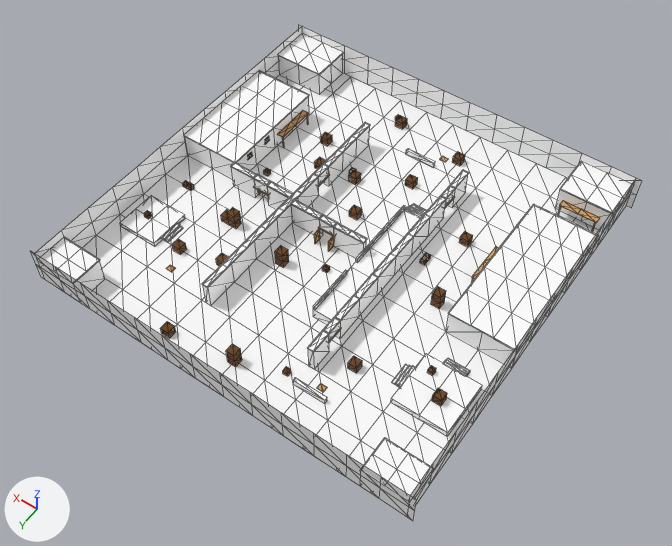
Two versions of the glTF model public/maps/dunes/dunes.glb, one commit apart.
Before and after are seen from a 50 mm lens placed at (-59.0, 85.3, 123.8), pointed at (-2.2, 5.8, -1.2). Arrows for +X, +Y and +Z are at lower left; the lights stay in place. The picture after the commit comes second. Mesh edges are drawn as thin lines. Where no turn or scale is listed for an object, it has been applied to the vertices. Vertices at exactly the same position are counted once.

Objects in the first picture: 'dunes'.
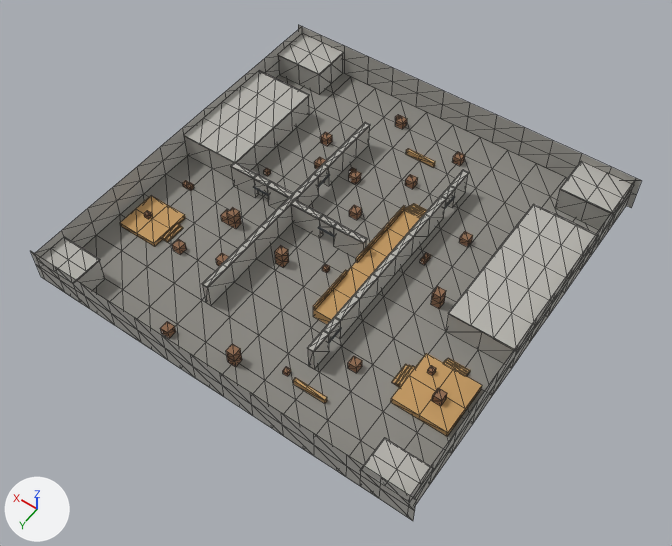
The edits, one by one:
Material 'greyOverhead' (mat_greyoverhead) is new.
Its base color is (0.205, 0.258, 0.314) (greyish blue #7d8b98).
Its roughness is 1.0.
Material 'greyCover' (mat_greycover) is new.
Its base color is (0.275, 0.144, 0.0782) (brown #8f6a4f).
Its roughness is 1.0.
Material 'greyWall' (mat_greywall) is new.
Its base color is (0.456, 0.445, 0.413) (grey #b4b2ac).
Its roughness is 1.0.
Material 'greyRaised' (mat_greyraised) is new.
Its base color is (0.552, 0.323, 0.122) (orange #c49a62).
Its roughness is 1.0.
Material 'greyFloor' (mat_greyfloor) is new.
Its base color is (0.262, 0.254, 0.231) (grey #8c8a84).
Its roughness is 1.0.
me_dunes is used by ob_dunes; location (0.0, 0.0, 3.5).
me_dunes had 1462 vertices, 1924 faces and spanned x -37.0..37.0, y -36.1..36.1, z -3.5..3.5.
me_dunes no longer uses material mat_shadowgap (black #1b1814).
me_dunes now has 1262 vertices, 1686 faces and spans x -37.0..37.0, y -36.1..36.1, z -3.5..3.5.
me_dunes part 1: 20 loose pieces with 172 vertices, spanning x -34.0..24.1, y -28.0..26.5, z -3.5..0.7, are deleted.
Part 2, on me_dunes:
14 vertices are removed from x 1.0..4.0, y 2.0..3.5, z -3.5..-0.8.
20 faces are deleted.
me_dunes part 3: 318 faces spanning x -30.8..31.4, y -31.4..32.8, z -3.5..-0.3 switch from mat_crate (brown #6b4522) to mat_greycover (brown #8f6a4f).
me_dunes part 4: 174 faces spanning x -36.0..36.0, y -36.0..36.0, z -3.5..1.5 switch from mat_plaster (white #ffffff) to mat_greywall (grey #b4b2ac).
me_dunes part 5: 288 faces spanning x -36.0..36.0, y -36.0..36.0, z -3.5 switch from mat_sand (white #ffffff) to mat_greyfloor (grey #8c8a84).
me_dunes part 6: 230 faces spanning x -34.0..34.0, y -24.6..28.0, z -3.5..-0.5 switch from mat_sandstone (white #ffffff) to mat_greyraised (orange #c49a62).
me_dunes part 7: 616 faces spanning x -37.0..37.0, y -36.1..36.1, z -3.5..3.5 switch from mat_sandstone (white #ffffff) to mat_greywall (grey #b4b2ac).
me_dunes part 8: 60 faces spanning x -11.1..19.2, y -17.7..20.2, z -0.8..-0.6 switch from mat_wood (orange #d9a66b) to mat_greyoverhead (greyish blue #7d8b98).
Other edits to the shape of me_dunes do not show in these pictures.

What differs and where, as boxes (x1, y1, x2, y2) in the pictures (672 x 546 px):
part 1 of me_dunes, deleted
    before: (166, 111, 599, 392)
part 2 of me_dunes, deleted
    before: (314, 229, 334, 251)
part 3 of me_dunes, recoloured
    both: (144, 115, 473, 406)
part 4 of me_dunes, recoloured
    both: (77, 54, 611, 369)
part 5 of me_dunes, recoloured (white to grey)
    both: (82, 73, 599, 466)
part 6 of me_dunes, recoloured
    both: (120, 148, 482, 436)
part 7 of me_dunes, recoloured (white to grey)
    both: (31, 25, 641, 521)
part 8 of me_dunes, recoloured
    both: (253, 174, 455, 343)
